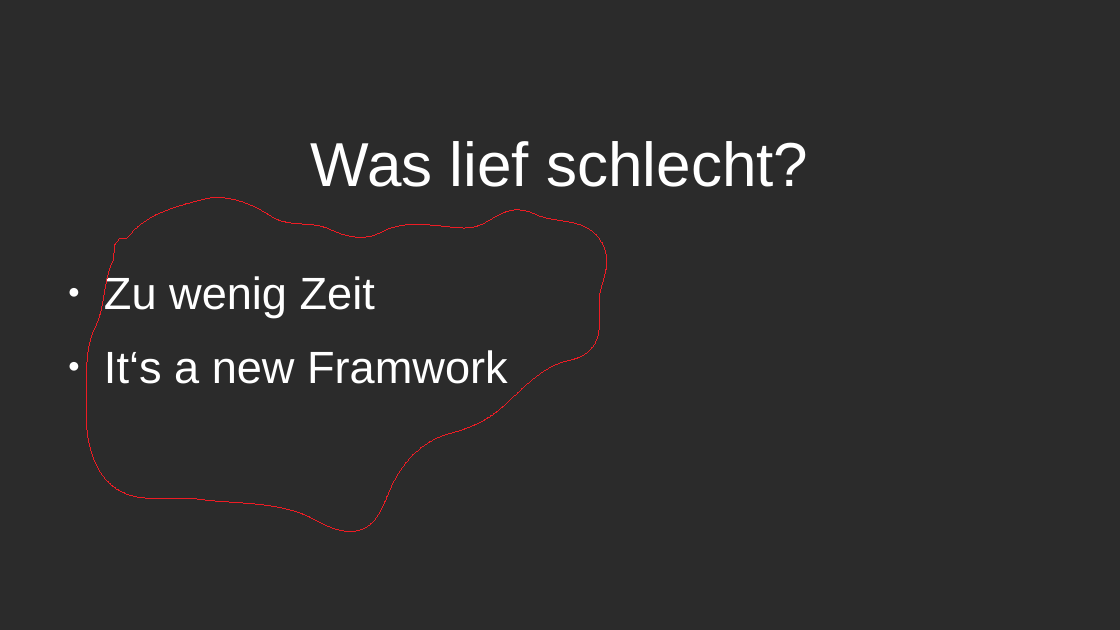
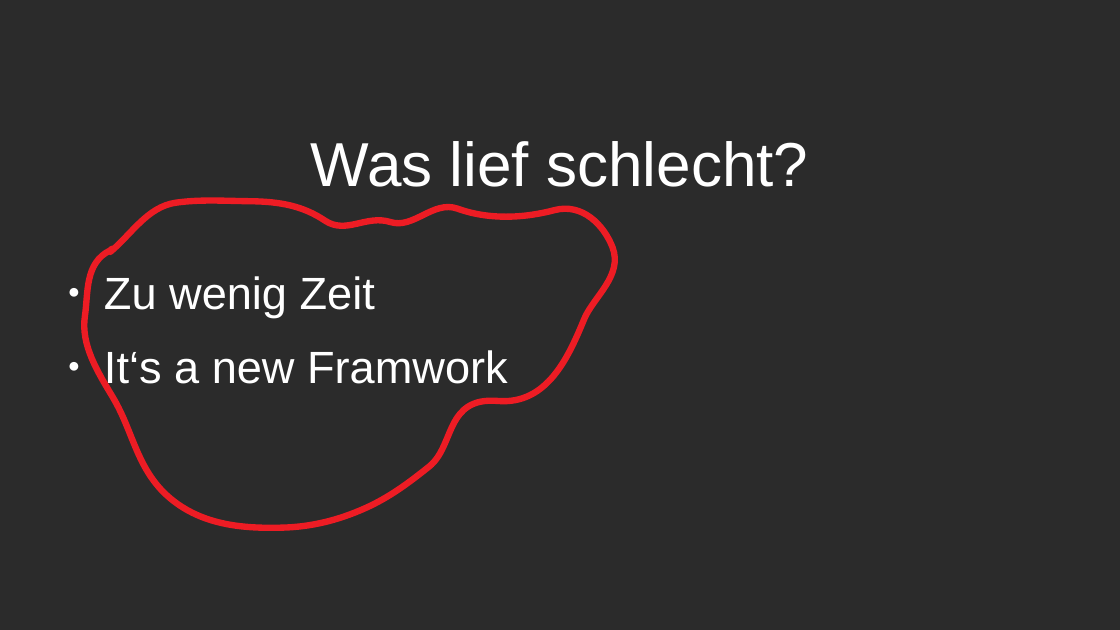
Before and after one commit to Jugendhackt/neopardy-engine, a slide deck: slide 6 of public/praesi.odp. Drawn at 1120x630 pixels with LibreOffice and Linux fonts; fonts in the diff are those of the drawing; background and template pictures are left out; a plain dark background stands for a picture behind light text. Boxes give left, top, right and bottom in pixels: in the first picture for what was removed or moved away, otherwise in the second. Text is boxed around its words. In the diff, an @@ line names an element or a change of style, - is before the commit and + after.

```diff
--- a/public/praesi.odp
+++ b/public/praesi.odp
@@ freeform shape: place and size @@
-freeform shape at <box>86,197,607,532</box>
+freeform shape at <box>84,200,615,527</box>
@@ freeform shape at <box>84,200,615,527</box>: outline #ED1C24 0 pt to #ED1C24 4.51 pt @@
```
Also in this commit, not shown: 3 slides added, 3 slides removed, 2 other files.
